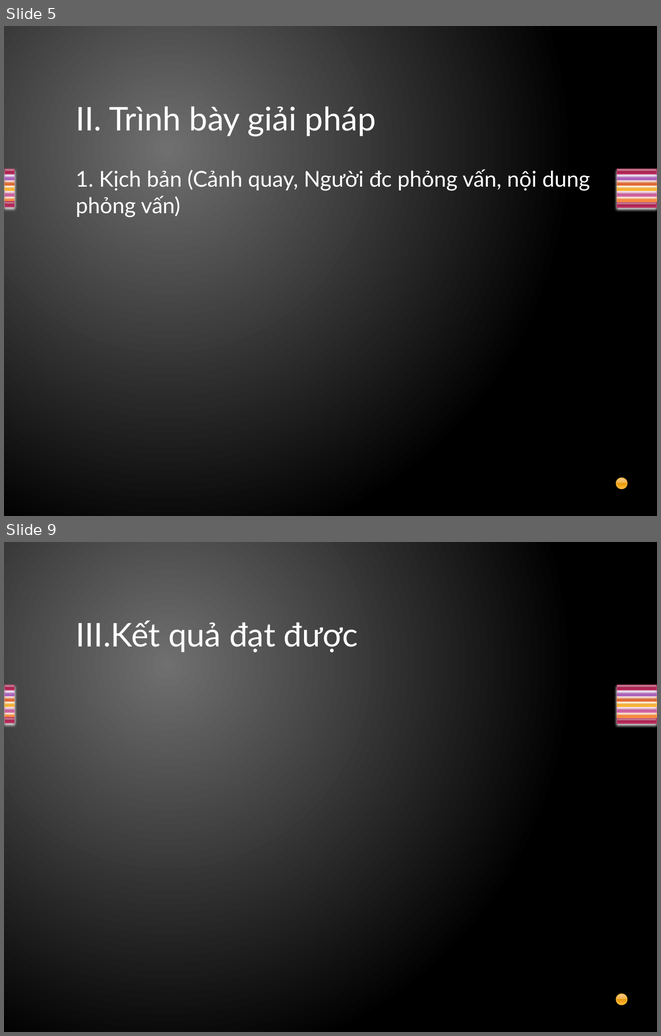
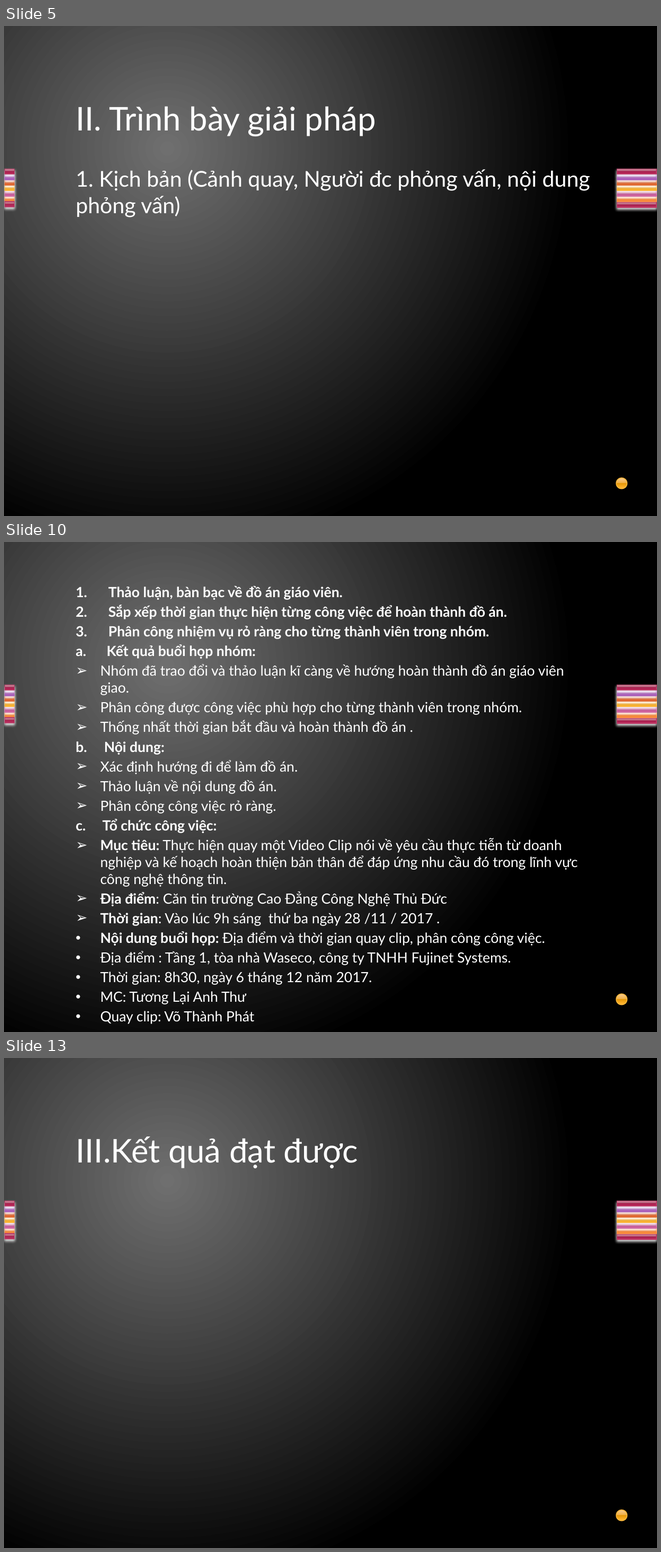
Before and after one commit to thanhphat147/Nhom3nmcntt2017, a slide deck: Nhóm 3.pptx. Shown one above the other, each under a label of ours: slides 5 and 9 before the commit, slides 5, 10 and 13 after it; the slides between them are not shown. The pictures are 661x1036 and 661x1552 pixels, drawn with LibreOffice and Linux fonts; fonts in the diff are those of the drawing. Boxes give left, top, right and bottom in pixels: in the first picture for what was removed or moved away, otherwise in the second. Text is boxed around its words. In the diff, an @@ line names an element or a change of style, - is before the commit and + after.

Commit message:
Chỉnh sửa File PP
by Thành Phát

```diff
--- a/Nhóm 3.pptx
+++ b/Nhóm 3.pptx
@@ slide 10 added at box(4, 542, 657, 1032), background gradient #707070 to #000000; not listed: 15 template elements that a slide beside it also shows @@
@@ text added at box(76, 586, 578, 1002), 15.5 pt, text #FFFFFF @@
+1. Thảo luận, bàn bạc về đồ án giáo viên.
+2. Sắp xếp thời gian thực hiện từng công việc để hoàn thành đồ án.
+3. Phân công nhiệm vụ rỏ ràng cho từng thành viên trong nhóm.
+a. Kết quả buổi họp nhóm:
+➢ Nhóm đã trao đổi và thảo luận kĩ càng về hướng hoàn thành đồ án giáo viên giao.
+➢ Phân công được công việc phù hợp cho từng thành viên trong nhóm.
+➢ Thống nhất thời gian bắt đầu và hoàn thành đồ án .
+b. Nội dung:
+➢ Xác định hướng đi để làm đồ án.
+➢ Thảo luận về nội dung đồ án.
+➢ Phân công công việc rỏ ràng.
+c. Tổ chức công việc:
+➢ Mục tiêu: Thực hiện quay một Video Clip nói về yêu cầu thực tiễn từ doanh nghiệp và kế hoạch hoàn thiện bản thân để đáp ứng nhu cầu đó trong lĩnh vực công nghệ thông tin.
+➢ Địa điểm: Căn tin trường Cao Đẳng Công Nghệ Thủ Đức
+➢ Thời gian: Vào lúc 9h sáng thứ ba ngày 28 /11 / 2017 .
+• Nội dung buổi họp: Địa điểm và thời gian quay clip, phân công công việc.
+• Địa điểm : Tầng 1, tòa nhà Waseco, công ty TNHH Fujinet Systems.
+• Thời gian: 8h30, ngày 6 tháng 12 năm 2017.
+• MC: Tương Lại Anh Thư
+• Quay clip: Võ Thành Phát
@@ what was slide 9 is now slide 13 @@
```
Also in this commit, not shown: 1 slide changed, 4 other slides added, 1 slide removed.
